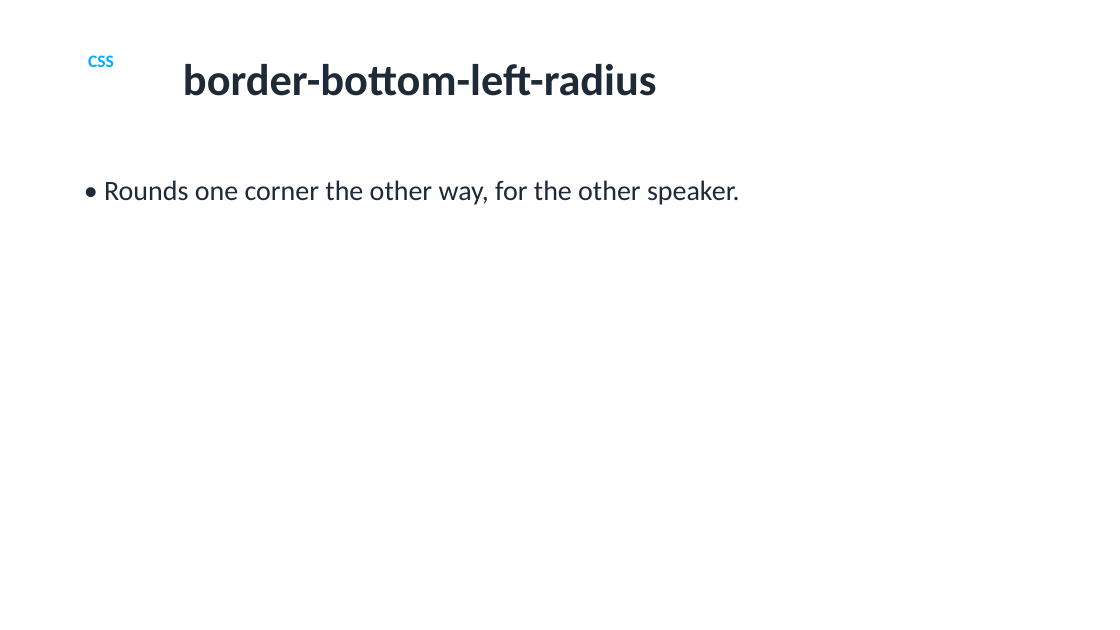
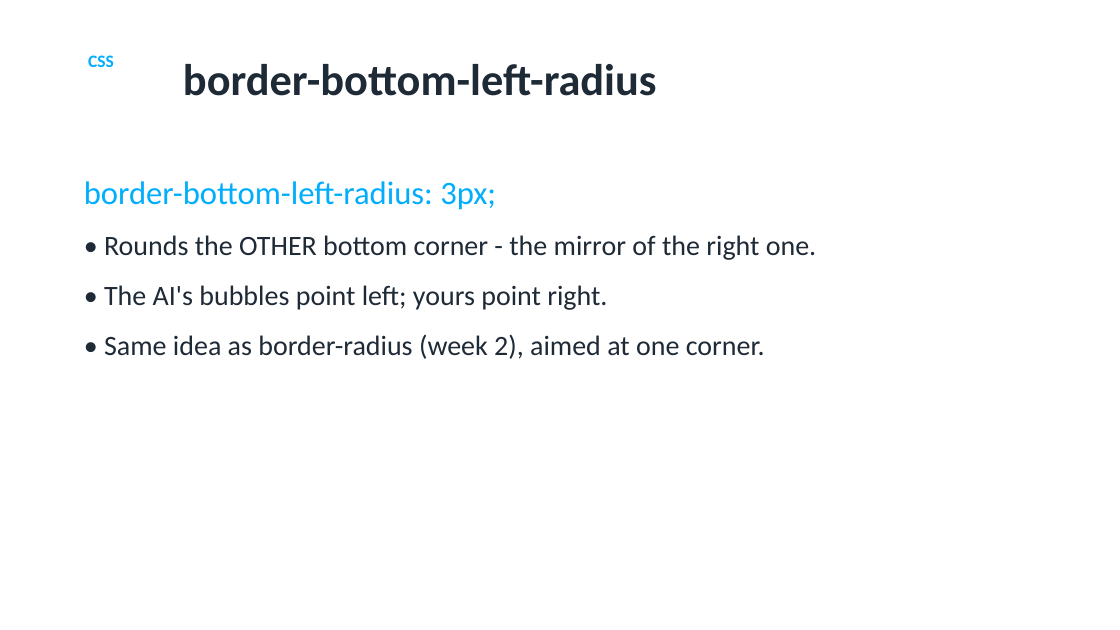
Before and after one commit to utgapps/utgapps.github.io, a slide deck: slide 68 of ai101/slides/week-07.pptx. Drawn at 1120x630 pixels with LibreOffice and Linux fonts; fonts in the diff are those of the drawing. Boxes give left, top, right and bottom in pixels: in the first picture for what was removed or moved away, otherwise in the second. Text is boxed around its words. In the diff, an @@ line names an element or a change of style, - is before the commit and + after.

```diff
--- a/ai101/slides/week-07.pptx
+++ b/ai101/slides/week-07.pptx
@@ text at [84,181,816,359]: text changed @@
-• Rounds one corner the other way, for the other speaker.
+border-bottom-left-radius: 3px;
+• Rounds the OTHER bottom corner - the mirror of the right one.
+• The AI's bubbles point left; yours point right.
+• Same idea as border-radius (week 2), aimed at one corner.
```
Also in this commit, not shown: 9 other slides changed, 27 other files.
